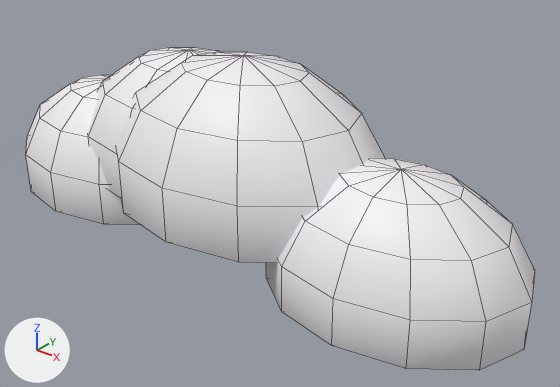
What one commit did to the FBX model Assets/Art/Models/Environment/Sky/Cloud_02.fbx.
The view is the same before and after, from a 50 mm lens placed at (4.3, -4.73, 3.44), pointed at (0.51, 0.01, 0.5). The lights are fixed; the arrows at lower left show +X, +Y and +Z. The picture after the commit comes second. Mesh edges are drawn as thin lines. Where no turn or scale is listed for an object, it has been applied to the vertices.

Before the edit, the objects in view are built like this:
```python
me_cloud_02 = bpy.data.meshes.new('Cloud_02')
me_cloud_02.from_pydata(...)  # 296 vertices, 336 faces; spans x -2.54..2.87, y -1.14..0.89, z 0.0..1.73
me_cloud_02.materials.append(mat_m_env_cloud)  # white #f4f1f6
ob_cloud_02 = bpy.data.objects.new('Cloud_02', me_cloud_02)
ob_cloud_02.location = (0.0, 0.0, 0.0)
```
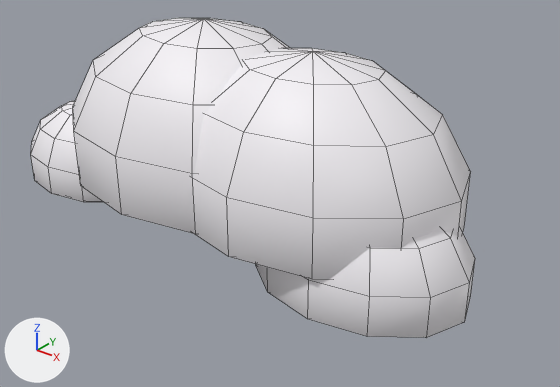
Location of each change, (x1, y1, x2, y2) in pixels of the pictures (560 x 387 px; the box of a moved part takes in the faces that stretch with it):
'Cloud_02', reshaped (13% narrower): before (26, 47, 535, 370); after (31, 18, 475, 338)
part 1 of me_cloud_02, moved or reshaped: before (26, 75, 140, 225); after (31, 100, 103, 202)
part 2 of me_cloud_02, moved or reshaped: before (88, 47, 220, 199); after (73, 18, 290, 234)
part 3 of me_cloud_02, moved or reshaped: before (116, 52, 385, 263); after (192, 48, 471, 280)
part 4 of me_cloud_02, moved or reshaped: before (266, 158, 535, 370); after (256, 228, 475, 338)

The edits, one by one:
me_cloud_02 is used by ob_cloud_02; location (0.0, 0.0, 0.0).
me_cloud_02 had 296 vertices, 336 faces and spanned x -2.54..2.87, y -1.14..0.89, z 0.0..1.73.
me_cloud_02 now has 296 vertices, 336 faces and spans x -2.63..2.39, y -1.06..1.1, z 0.0..1.9.
me_cloud_02 part 1: the loose piece of 74 vertices spanning x -2.54..-0.34, y -0.94..0.71, z 0.0..1.18 is scaled about its middle by 0.724, then moved by (-0.39, 0.01, -0.16).
me_cloud_02 part 2: the loose piece of 74 vertices spanning x -1.68..0.62, y -0.84..0.89, z 0.35..1.59 is scaled about its middle by 1.25, then moved by (0.2, 0.0, 0.15).
me_cloud_02 part 3: the loose piece of 74 vertices spanning x -0.99..1.57, y -1.14..0.79, z 0.35..1.73 is scaled about its middle by 1.06, then moved by (0.54, 0.19, 0.04).
me_cloud_02 part 4: the loose piece of 74 vertices spanning x 0.71..2.87, y -1.01..0.61, z 0.0..1.16 is scaled about its middle by 0.863, then moved by (-0.34, 0.06, -0.08).
